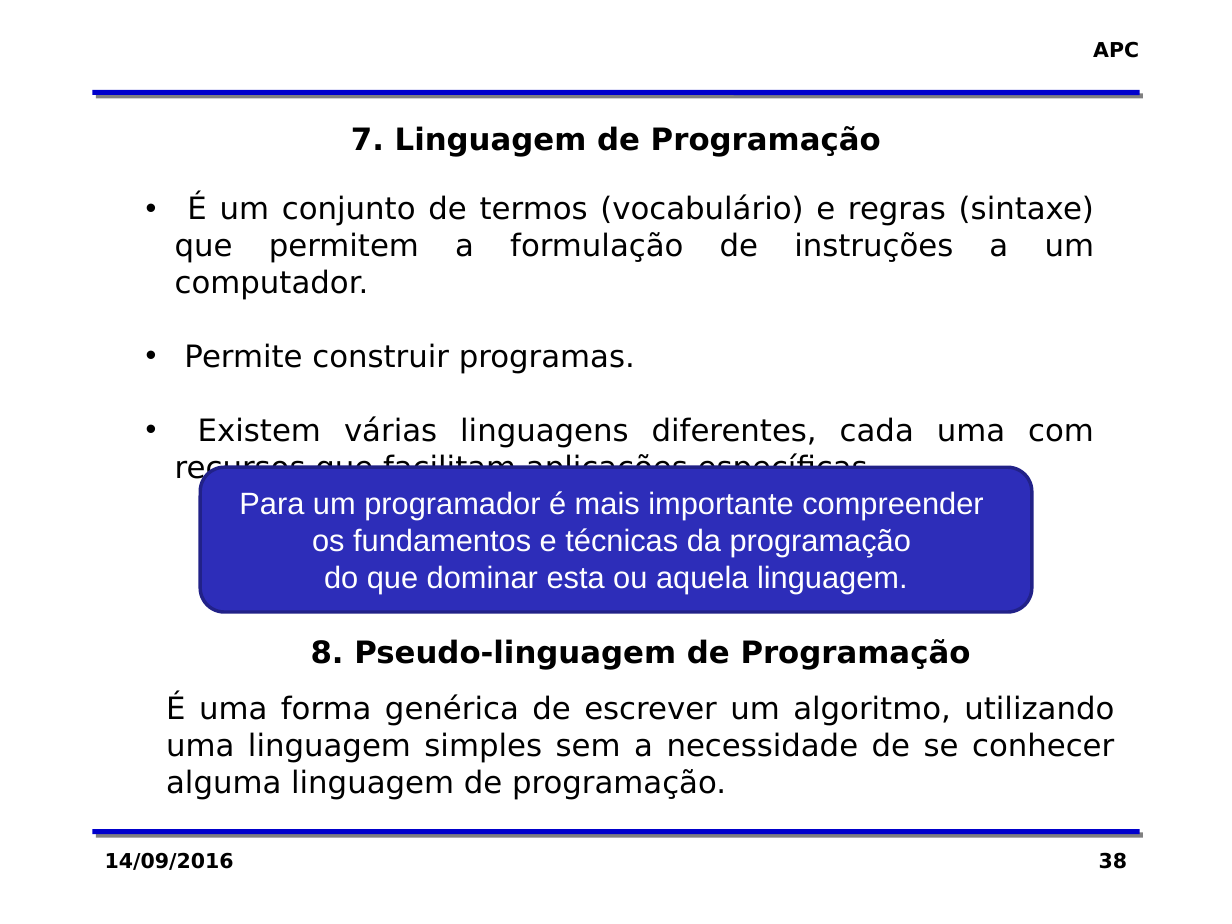
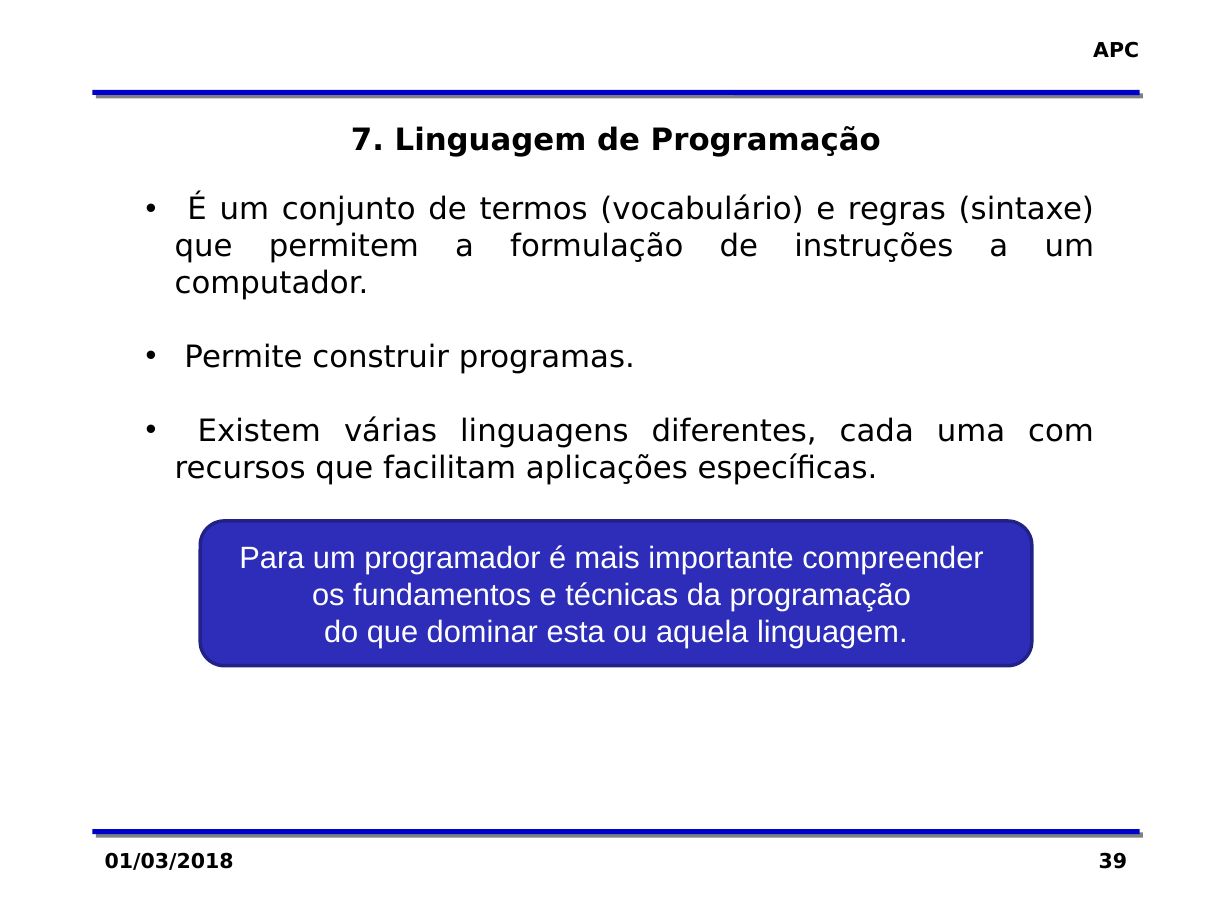
Before and after one commit to zaghetto/Algoritmos, a slide deck: slide 39 of MÓDULOS DE AULA/Módulo 02 - Organização Básica de um Computador.pptx (slide 38 before the commit). Drawn at 1232x924 pixels with LibreOffice and Linux fonts; fonts in the diff are those of the drawing; background and template pictures are left out. Boxes give left, top, right and bottom in pixels: in the first picture for what was removed or moved away, otherwise in the second. Text is boxed around its words. In the diff, an @@ line names an element or a change of style, - is before the commit and + after.

```diff
--- a/MÓDULOS DE AULA/Módulo 02 - Organização Básica de um Computador.pptx
+++ b/MÓDULOS DE AULA/Módulo 02 - Organização Básica de um Computador.pptx
@@ rounded rectangle "Para um programador é mais ...": place and size @@
-rounded rectangle "Para um programador é mais ..." at bbox=[200, 467, 1031, 612]
+rounded rectangle "Para um programador é mais ..." at bbox=[200, 521, 1031, 667]
@@ text removed at bbox=[166, 639, 1114, 800] @@
-8. Pseudo-linguagem de Programação
-É uma forma genérica de escrever um algoritmo, utilizando uma linguagem simples sem a necessidade de se conhecer alguma linguagem de programação.
@@ text at bbox=[105, 852, 234, 870]: text changed @@
-14/09/2016
+01/03/2018
@@ page number at bbox=[1099, 852, 1127, 869]: text changed @@
-38
+39
```
Also in this commit, not shown: 39 other slides changed, 1 slide added.
